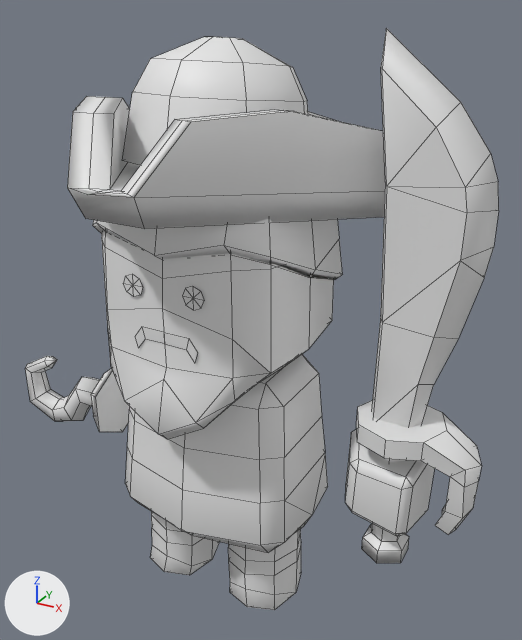
One commit to the FBX model Unity/Assets/Visual/3D/Units/Characters/Pirate.fbx: the scene before it, then after it.
Camera for both pictures: a 50 mm camera at (0.928, -1.477, 1.598) aimed at (0.094, 0.039, 0.84). Every picture has the same lights, and +X, +Y and +Z are marked at lower left. The picture after the commit comes second. Mesh edges are drawn as thin lines. Where no turn or scale is listed for an object, it has been applied to the vertices.

In view in the first picture: 'mesh_Pirate'.
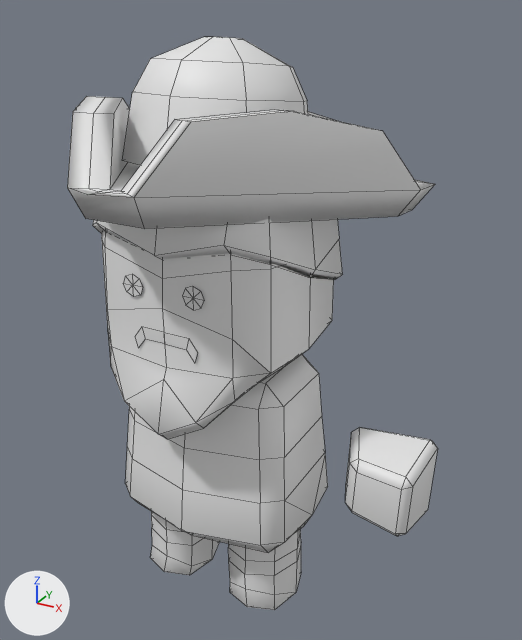
What differs and where, as boxes (x1, y1, x2, y2) in the pictures (522 x 640 px):
'mesh_Pirate', reshaped (22% narrower)
    before: (25, 28, 499, 610)
    after: (67, 37, 438, 610)
part 1 of me_mesh_002, deleted
    before: (25, 356, 129, 432)
part 2 of me_mesh_002, deleted
    before: (356, 401, 481, 535)
part 3 of me_mesh_002, deleted
    before: (372, 28, 499, 428)
part 4 of me_mesh_002, deleted
    before: (362, 458, 409, 563)

The edits, one by one:
me_mesh_002 is used by ob_mesh_pirate; location (0.0, 0.0, 0.0).
me_mesh_002 had 604 vertices, 565 faces and spanned x -0.74..0.7, y -0.46..0.35, z 0.0..1.55.
me_mesh_002 now has 448 vertices, 412 faces and spans x -0.46..0.58, y -0.46..0.35, z 0.0..1.53.
me_mesh_002 part 1: the loose piece of 58 vertices spanning x -0.74..-0.37, y -0.11..0.1, z 0.34..0.61 is deleted.
me_mesh_002 part 2: the loose piece of 37 vertices spanning x 0.39..0.7, y -0.11..0.1, z 0.41..0.69 is deleted.
me_mesh_002 part 3: the loose piece of 37 vertices spanning x 0.39..0.66, y -0.04..0.03, z 0.66..1.55 is deleted.
me_mesh_002 part 4: the loose piece of 24 vertices spanning x 0.44..0.54, y -0.07..0.06, z 0.29..0.64 is deleted.
